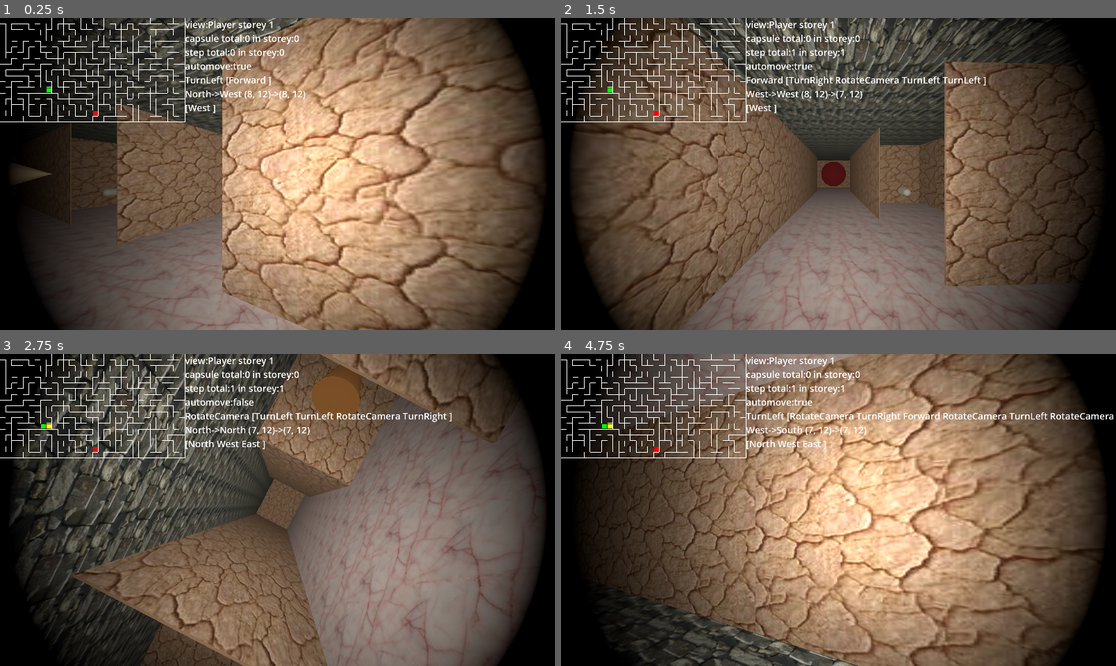
Above: before the commit, frames 1-4 (two rows, left to right).
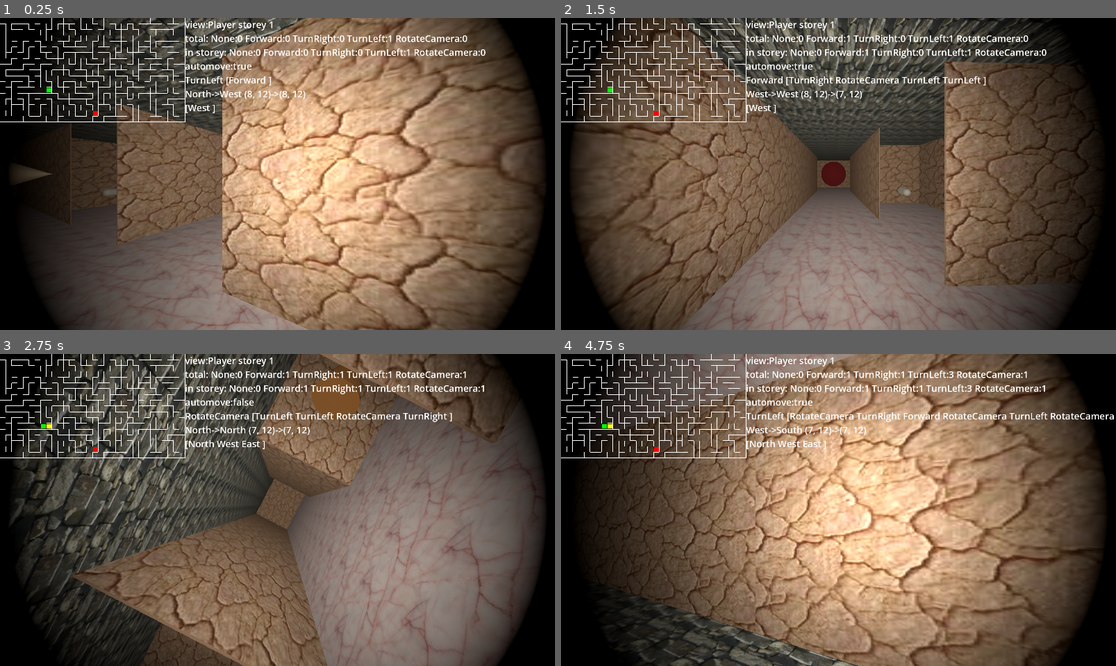
Above: after the commit, the same moments.

Repository: kasworld/gd4maze3d
Game: Godot game, scene res://main.tscn
Two runs of this game, one before a commit and one after it. Both use one fixed random seed, a clock stepped at 60 frames per second and the inputs below.
Inputs (mouse positions are in pixels of both pictures, inside the frame that each line leads up to):
- Up to frame 1 (0.25 s): no input
- Up to frame 2 (1.5 s): tap Enter at 0.5 s; move the mouse to (960, 158) at 0.52 s; hold Right 0.53-1.28 s; tap 1 at 0.6 s; click (960, 158) at 0.67 s; tap Space at 0.77 s; move the mouse to (727, 189) at 1.27 s; hold Down from 1.28 s (still down); tap 2 at 1.35 s
- Up to frame 3 (2.75 s): tap Space at 1.52 s; move the mouse to (333, 441) at 2.02 s; release Down at 2.03 s; hold Right from 2.03 s (still down); tap 3 at 2.1 s
- Up to frame 4 (4.75 s): move the mouse to (810, 572) at 2.77 s; release Right at 2.78 s; hold Up 2.78-3.53 s; tap 1 at 2.85 s; click (810, 572) at 2.92 s; tap Space at 3.02, 3.77, 4.52 s; move the mouse to (1005, 556) at 3.52 s; hold Left from 3.53 s (still down); tap 2 at 3.6 s; move the mouse to (672, 463) at 4.27 s; tap 3 at 4.35 s

The runs differ from the first frame. In frame 1, 1.2% of the frame differs, in the area x 33-88%, y 5-31%; in frame 2, 1.3%; in frame 3, 1.3%; in frame 4, 1.3%.

Commit message:
act stats

Diff:
--- a/character.gd
+++ b/character.gd
@@ -8,6 +8,20 @@
 enum Act {None, Forward, TurnRight , TurnLeft, RotateCamera}
 func act2str(a :Act)->String:
 	return Act.keys()[a]
+
+var total_act_stats :Dictionary
+var storey_act_stats :Dictionary
+func new_act_stats_dict()->Dictionary:
+	var rtn = {}
+	for k in Act.values():
+		rtn[k]=0
+	return rtn
+func act_stats_str(d:Dictionary)->String:
+	var rtn = ""
+	for i in Act.values():
+		var k = Act.keys()[i]
+		rtn += " %s:%d" % [k, d[i]]
+	return rtn
 
 var act_queue :Array[Act]
 func queue_to_str()->String:
@@ -22,9 +36,6 @@
 var pos_new :Vector2i
 var camera_up :bool
 
-var total_step :int
-var step_in_storey :int
-
 var act_start_time :float # unixtime sec
 var act_current : Act
 
@@ -33,6 +44,7 @@
 func _ready() -> void:
 	var mi3d = new_cylinder(0.4, 0.15, NamedColorList.color_list.pick_random()[0])
 	add_child(mi3d)
+	total_act_stats = new_act_stats_dict()
 
 func enter_storey(st :Storey, rndpos:bool)->void:
 	ani_act_dur = randf_range(0.1,1.0)
@@ -46,7 +58,7 @@
 	pos_new = pos_old
 	dir_old = Storey.Dir.North
 	dir_new = dir_old
-	step_in_storey = 0
+	storey_act_stats = new_act_stats_dict()
 
 func new_cylinder(h :float, r :float, co :Color)->MeshInstance3D:
 	var mat = StandardMaterial3D.new()
@@ -90,8 +102,6 @@
 			Act.Forward:
 				if can_move(dir_old):
 					pos_new = pos_old + Storey.Dir2Vt[dir_old]
-					total_step += 1
-					step_in_storey += 1
 				else :
 					act_current = Act.None
 			Act.TurnLeft:
@@ -100,12 +110,14 @@
 				dir_new = Storey.dir_right(dir_old)
 			Act.RotateCamera:
 				camera_up = !camera_up
+		total_act_stats[act_current] += 1
+		storey_act_stats[act_current] += 1
 		return true
 	return false
 
 func info_str()->String:
-	return "step total:%d in storey:%d\nautomove:%s\n%s [%s]\n%s->%s (%d, %d)->(%d, %d)\n[%s]" % [
-		total_step, step_in_storey,
+	return "total:%s\nin storey:%s\nautomove:%s\n%s [%s]\n%s->%s (%d, %d)->(%d, %d)\n[%s]" % [
+		act_stats_str(total_act_stats), act_stats_str(storey_act_stats),
 		auto_move,
 		act2str(act_current), queue_to_str(),
 		Storey.dir2str(dir_old), Storey.dir2str(dir_new),
--- a/main.gd
+++ b/main.gd
@@ -2,8 +2,6 @@
 
 # stats
 var storey_score :int
-var total_capsule :int
-var capsule_in_storey :int
 
 var storey_scene = preload("res://storey.tscn")
 var storey :Storey
@@ -49,7 +47,6 @@
 	minimap.init(storey)
 	$Label.position.x = minimap.get_width()
 	storey_score += 1
-	capsule_in_storey = 0
 
 	for i in PlayerCount:
 		if i == 0:
@@ -72,8 +69,6 @@
 				if storey.is_capsule_pos(pl.pos_old) : # capsule encounter
 					pl.act_queue.push_back(Character.Act.RotateCamera)
 					storey.remove_capsule_at(pl.pos_old)
-					capsule_in_storey += 1
-					total_capsule += 1
 				minimap.move_player(pl.pos_old.x, pl.pos_old.y)
 		pl.ai_act()
 		if pl.start_new_act(): # new act start
@@ -114,9 +109,9 @@
 		pass
 
 func update_info(pl :Character)->void:
-	$Label.text = "view:%s storey %d\ncapsule total:%d in storey:%d\n%s" % [
+	$Label.text = "view:%s storey %d\n%s" % [
 		ViewMode.keys()[view_mode],
-		storey_score, total_capsule, capsule_in_storey,
+		storey_score,
 		pl.info_str()]
 
 func animate_act(pl :Character, dur :float)->void:
